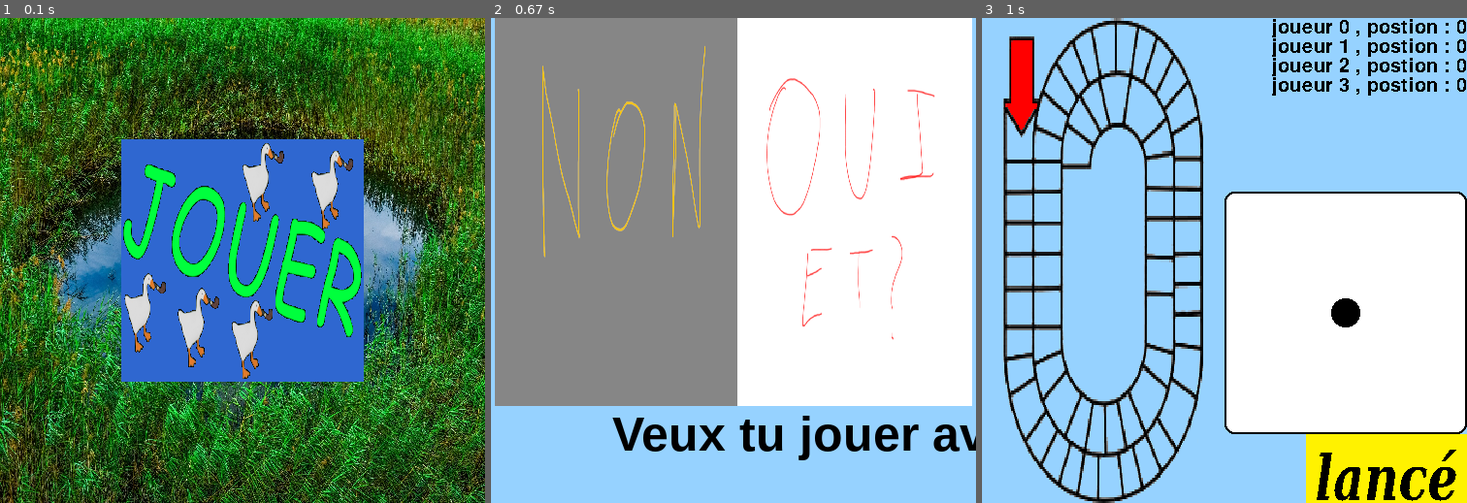
Above: before the commit, frames 1-3 (left to right).
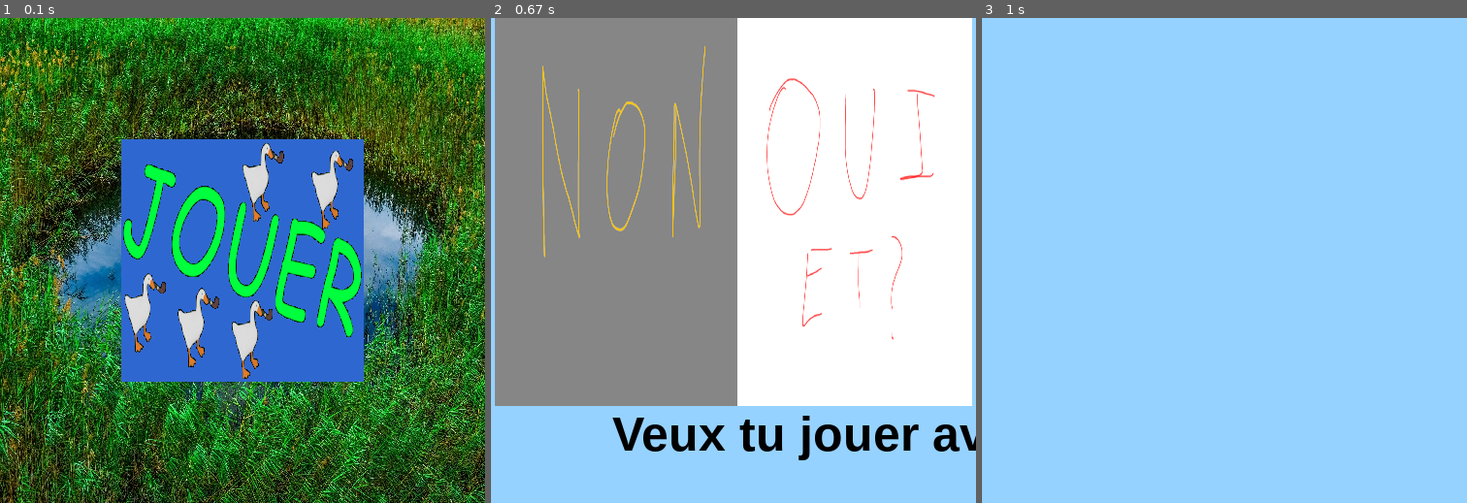
Above: after the commit, the same moments.

Repository: chokinyan/nsi-projet
Game: pygame game, started from projet nsi/projet.py
Same seed, same stepped clock (60 frames per second), same inputs: the game is played once before the commit and once after it.
Inputs (mouse positions are in pixels of both pictures, inside the frame that each line leads up to):
- Up to frame 1 (0.1 s): no input
- Up to frame 2 (0.67 s): click (733, 260) at 0.38 s
- Up to frame 3 (1 s): click (1108, 265) at 0.72 s

Frames 1-2 are identical in both runs. In frame 3, 40% of the frame differs, in the area x 4-100%, y 0-100%.

Commit message:
Update projet.py

Diff:
--- a/projet nsi/projet.py
+++ b/projet nsi/projet.py
@@ -347,8 +347,6 @@
         elif comment == "choix_nom":
 
             """temporaire pour le moment"""
-
-            comment = "partie"
             ecran(comment)
 
         elif comment == "partie":
